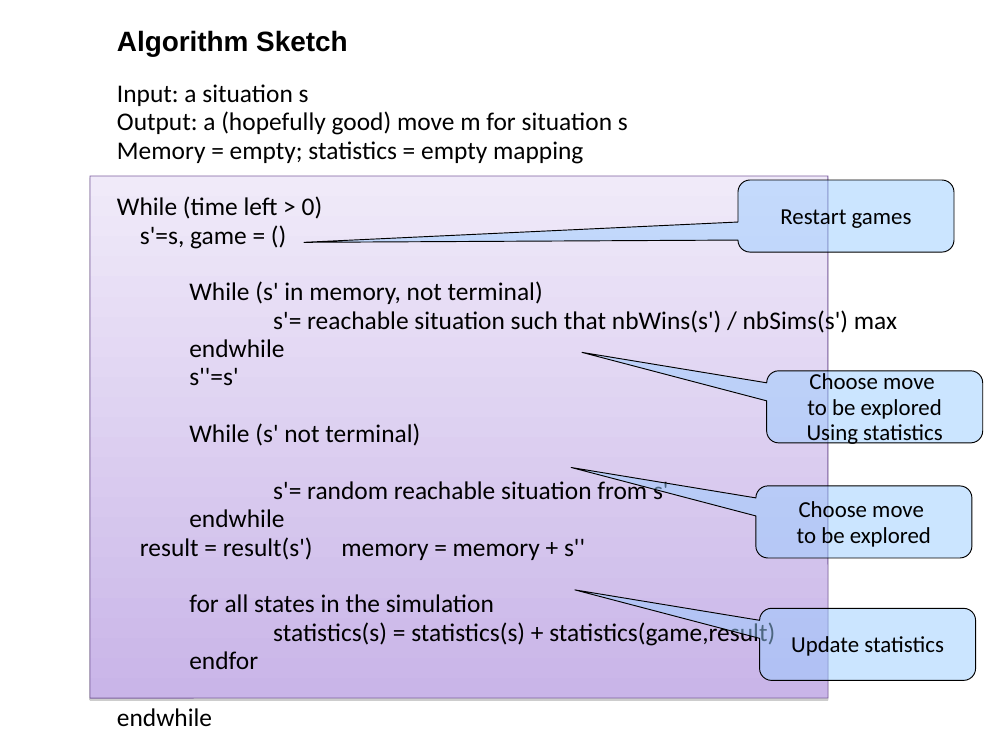
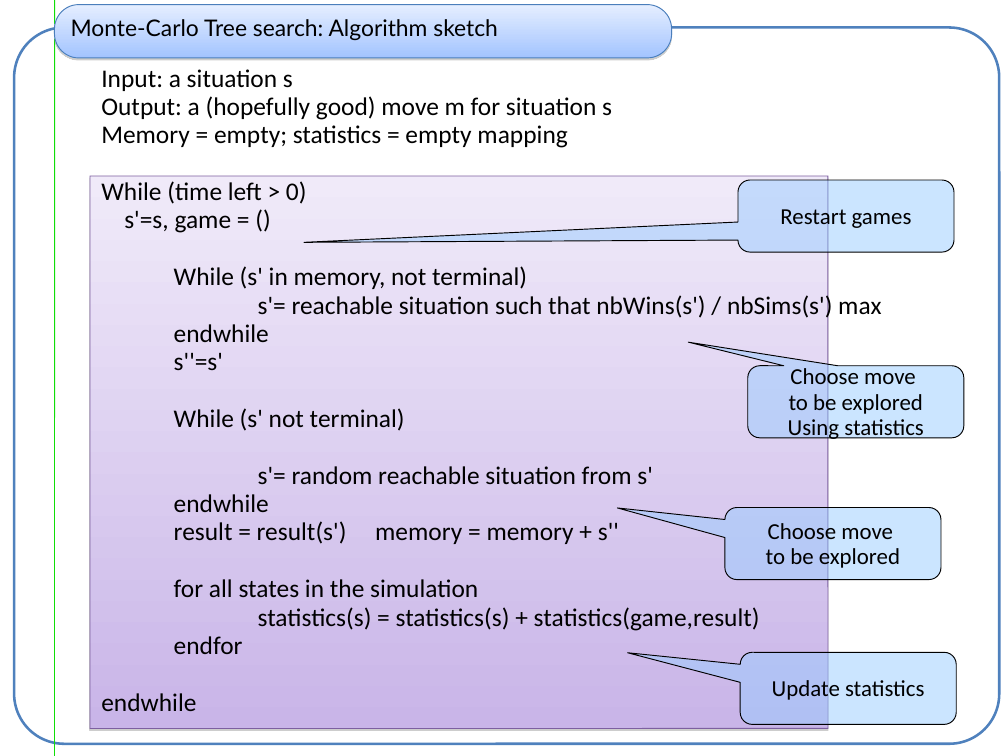
Before and after one commit to haspeleo/Android-Dev, a slide deck: slide 5 of MCTS/mcts_xp.ppt (slide 6 before the commit). Drawn at 1008x756 pixels with LibreOffice and Linux fonts; fonts in the diff are those of the drawing. Boxes give left, top, right and bottom in pixels: in the first picture for what was removed or moved away, otherwise in the second. Text is boxed around its words. In the diff, an @@ line names an element or a change of style, - is before the commit and + after.

```diff
--- a/MCTS/mcts_xp.ppt
+++ b/MCTS/mcts_xp.ppt
@@ rounded rectangle added at [14,27,999,744], fill #FFFFFF, outline #4F81BD 2.01 pt @@
@@ line added from (55, 0) to (55, 756), #11DE08 0.74 pt @@
@@ rounded rectangle added at [55,5,672,58], fill gradient #E5EEFF to #A3C4FF, outline #4A7EBB 0.74 pt, 18 pt, text #000000 @@
+Monte-Carlo Tree search: Algorithm sketch
@@ text "Input: a situation s": place and size @@
-text "Input: a situation s" at [117,84,897,669]
+text "Input: a situation s" at [101,69,881,654]
@@ text removed at [117,30,347,56] @@
-Algorithm Sketch
@@ rounded rectangle: place and size @@
-rounded rectangle at [90,177,828,699]
+rounded rectangle at [90,177,828,729]
@@ rounded speech box "Choose move": place and size @@
-rounded speech box "Choose move" at [767,371,983,444]
+rounded speech box "Choose move" at [748,366,964,438]
@@ rounded speech box "Choose move": place and size @@
-rounded speech box "Choose move" at [756,486,972,558]
+rounded speech box "Choose move" at [725,508,941,580]
@@ proportions changed in 3 elements at [748,366,964,438], [725,508,941,580], [741,652,957,724] @@
@@ rounded speech box "Update statistics": place and size @@
-rounded speech box "Update statistics" at [760,608,976,681]
+rounded speech box "Update statistics" at [741,652,957,724]
```
Also in this commit, not shown: 9 other slides changed, 1 slide removed, 5 other files.
